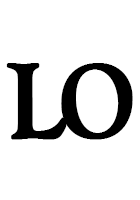
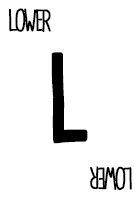
The second 140×200 image is a revision of the first. Changes to its layers:
added layer "lower copy" above "lower" over [90, 166, 132, 191]
added layer "lower" above "L" over [8, 8, 51, 33]
renamed "LO" to "L", painted on it over [6, 52, 133, 144]
